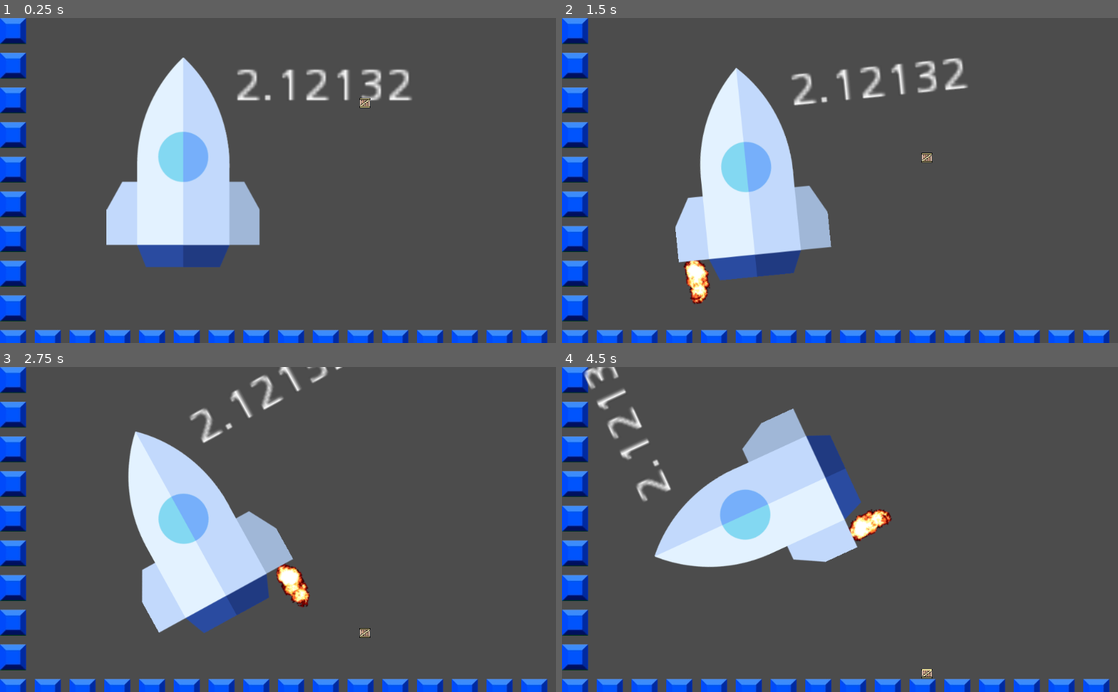
Above: before the commit, frames 1-4 (two rows, left to right).
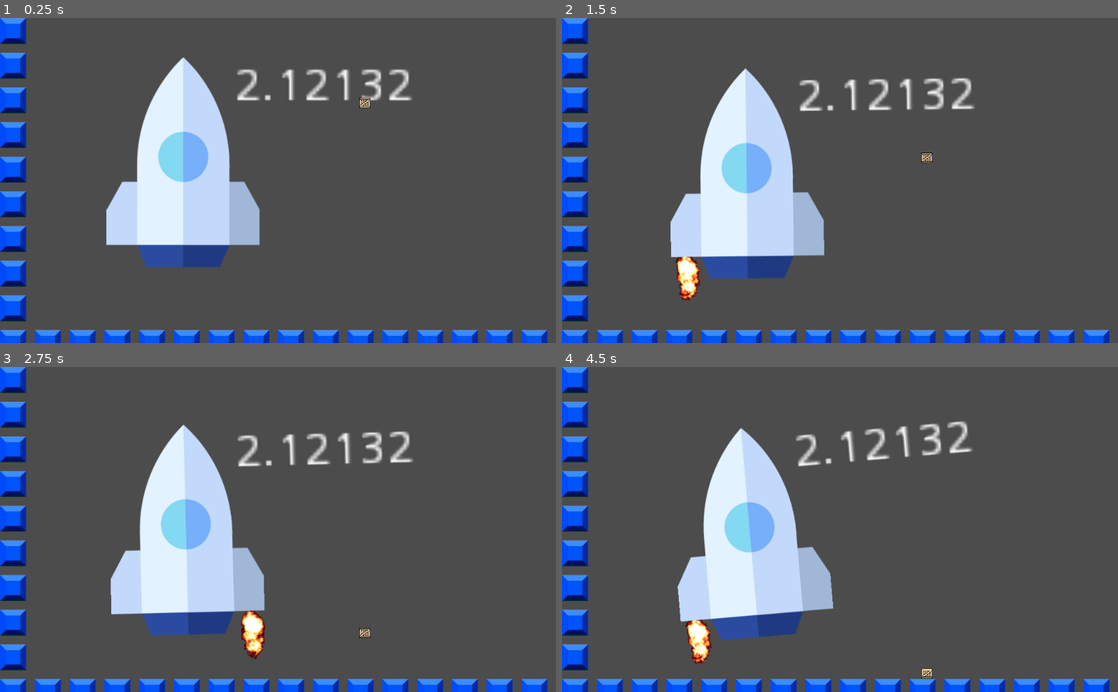
Above: after the commit, the same moments.

Repository: paul-asvb/raekaetae
Game: Godot game, scene res://src/levels/TestLevel.tscn
Two runs of this game, one before a commit and one after it. Both use one fixed random seed, a clock stepped at 60 frames per second and the inputs below.
Inputs:
- Up to frame 1 (0.25 s): no input
- Up to frame 2 (1.5 s): hold Right (move_right) 0.53-1.28 s; hold A (move_left) from 1.28 s (still down)
- Up to frame 3 (2.75 s): release A (move_left) at 2.03 s; hold Right (move_right) from 2.03 s (still down)
- Up to frame 4 (4.5 s): release Right (move_right) at 3.53 s; hold A (move_left) from 3.53 s (still down)

The runs differ from the first frame. In frame 2, 5.0% of the frame differs, in the area x 19-75%, y 12-89%; in frame 3, 12%; in frame 4, 18%, in the area x 3-74%, y 0-92%.

Commit message:
test local build

Diff:
--- a/src/actors/Player.gd
+++ b/src/actors/Player.gd
@@ -26,6 +26,8 @@
 
 
 
+
+
 	#add_force(Vector2(0,0),Vector2(0,2))
 
 
--- a/src/levels/TestLevel.tscn
+++ b/src/levels/TestLevel.tscn
@@ -41,10 +41,11 @@
 [node name="Player" parent="TileMap" instance=ExtResource( 2 )]
 position = Vector2( 337, 262 )
 scale = Vector2( 1, 1 )
-mass = 1.02041
+mass = 2.0
 gravity_scale = 10.0
 linear_damp = 0.5
-angular_damp = 0.5
+angular_damp = 12.446
+applied_force = Vector2( -10, 0 )
 
 [node name="Box" parent="TileMap" instance=ExtResource( 3 )]
 position = Vector2( 672, 154 )
Not shown, changed: README.md
